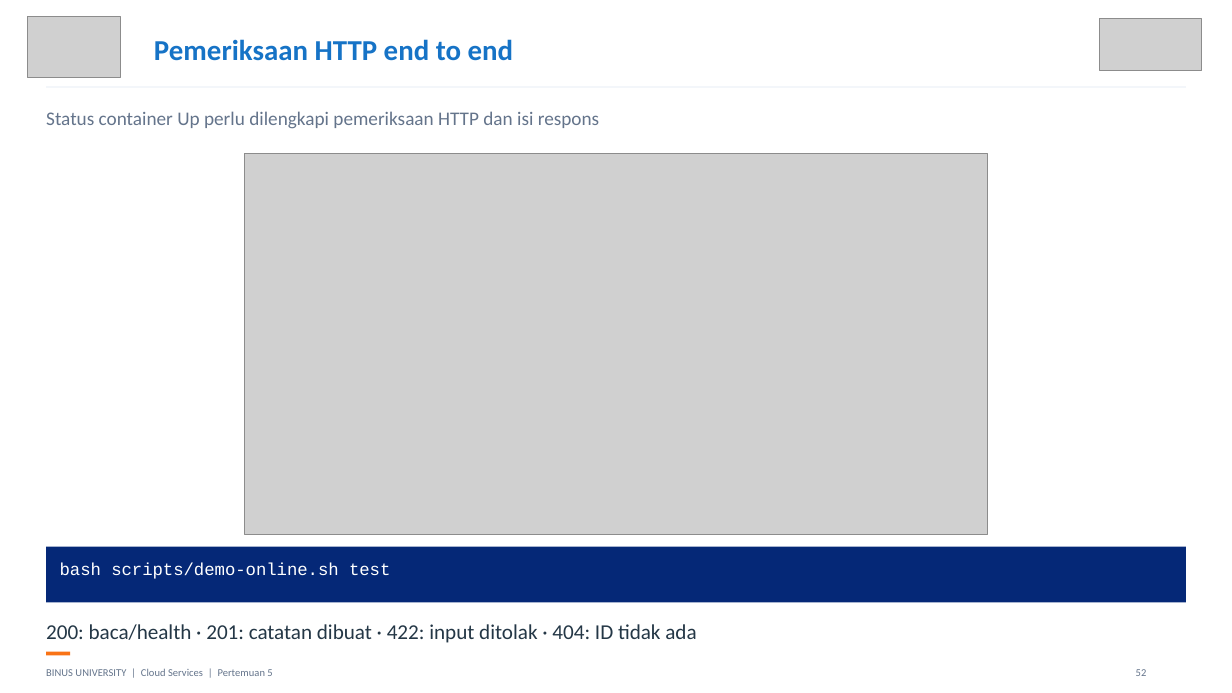
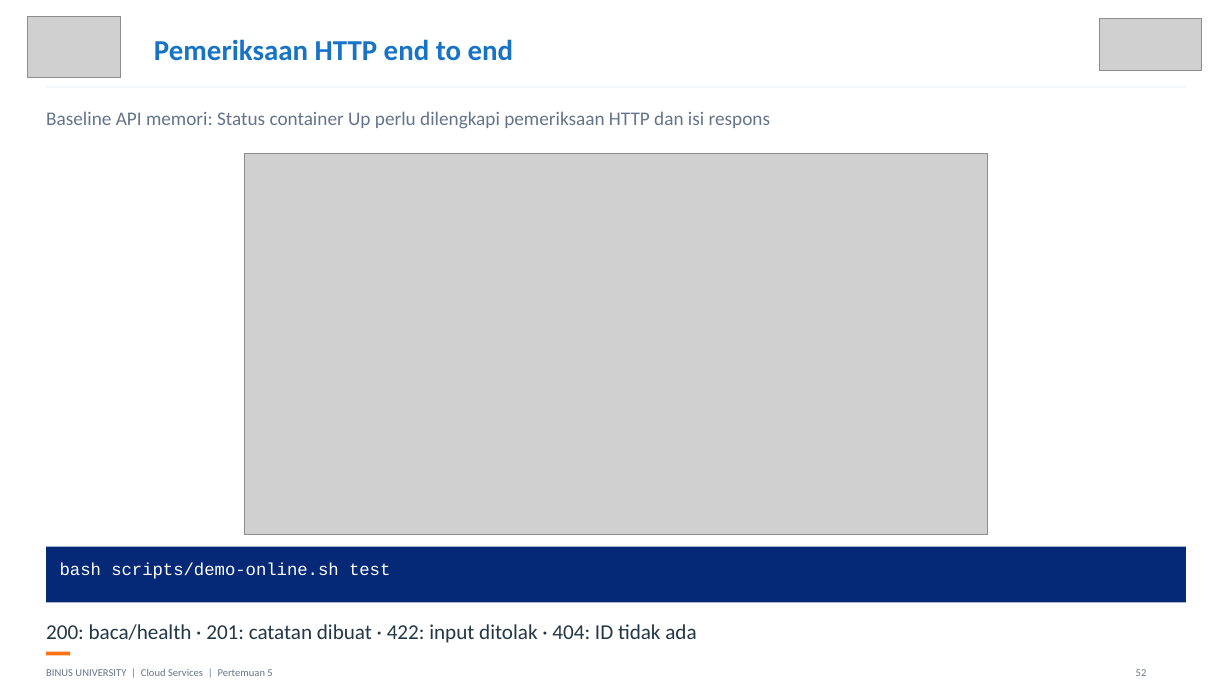
Before and after one commit to SeedFlora/meet5CloudService, a slide deck: slide 52 of slides/Teori_Pertemuan_05.pptx. Drawn at 1232x693 pixels with LibreOffice and Linux fonts; fonts in the diff are those of the drawing; grey boxes stand for pictures. Boxes give left, top, right and bottom in pixels: in the first picture for what was removed or moved away, otherwise in the second. Text is boxed around its words. In the diff, an @@ line names an element or a change of style, - is before the commit and + after.

```diff
--- a/slides/Teori_Pertemuan_05.pptx
+++ b/slides/Teori_Pertemuan_05.pptx
@@ text at box(46, 111, 770, 129): text changed @@
-Status container Up perlu dilengkapi pemeriksaan HTTP dan isi respons
+Baseline API memori: Status container Up perlu dilengkapi pemeriksaan HTTP dan isi respons
```
Also in this commit, not shown: 16 other slides changed, 22 slides added, 32 other files.
